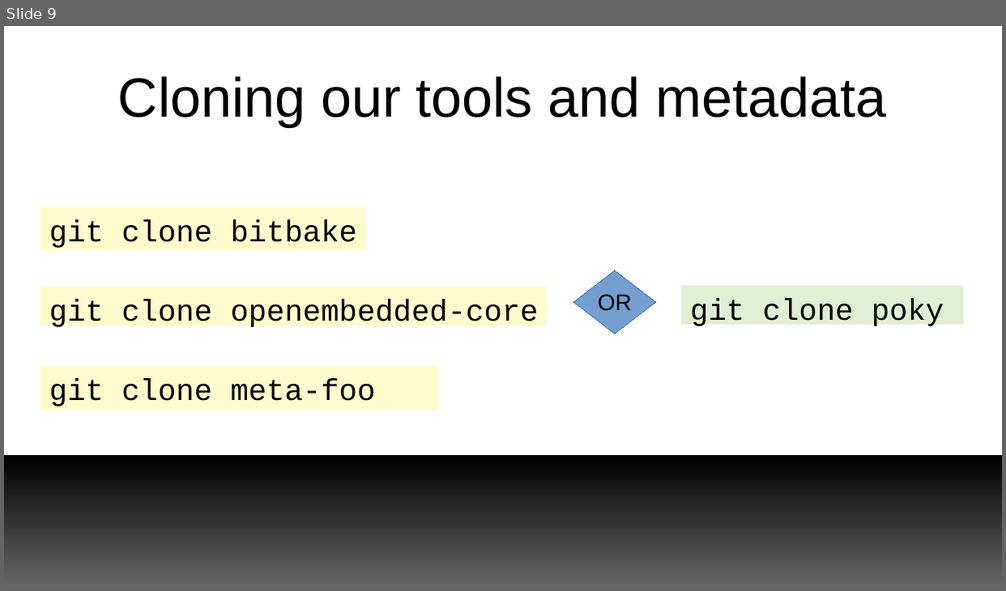
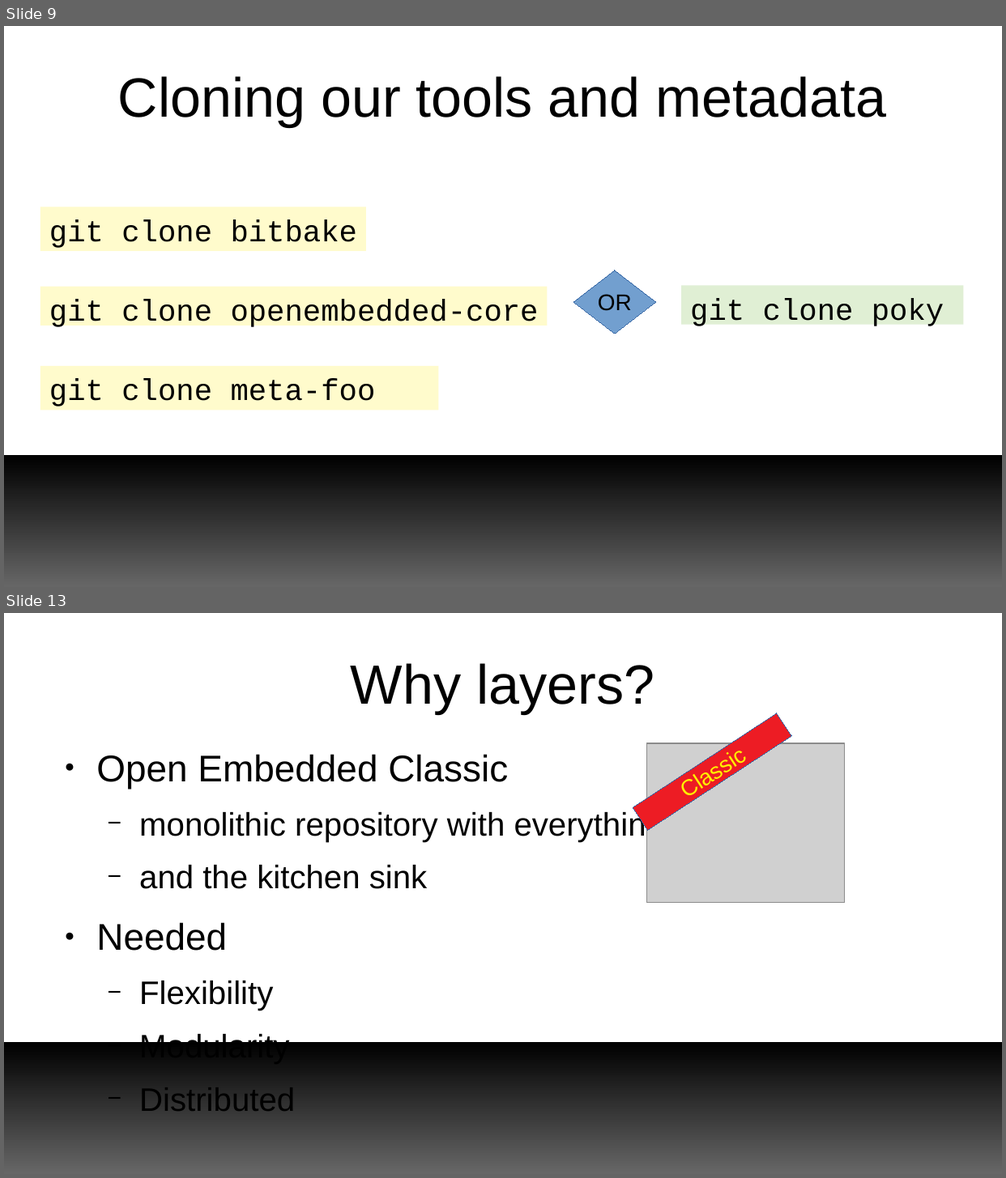
Before and after one commit to e-ale/Slides, a slide deck: yocto-images/src/build-images-with-yocto-project.odp. Shown one above the other, each under a label of ours: slide 9 before the commit, slides 9 and 13 after it; the slides between them are not shown. The pictures are 1006x591 and 1006x1178 pixels, drawn with LibreOffice and Linux fonts; fonts in the diff are those of the drawing; grey boxes stand for pictures; background and template pictures are left out. Boxes give left, top, right and bottom in pixels: in the first picture for what was removed or moved away, otherwise in the second. Text is boxed around its words. In the diff, an @@ line names an element or a change of style, - is before the commit and + after.

Commit message:
yocto-images: Update Slides
* Add more detail about:
  - layers
  - layer index
  - workflow tools

```diff
--- a/yocto-images/src/build-images-with-yocto-project.odp
+++ b/yocto-images/src/build-images-with-yocto-project.odp
@@ slide 13 added at box(4, 613, 1002, 1174), background #FFFFFF; not listed: 1 template element that a slide beside it also shows @@
@@ title added at box(351, 663, 654, 714), 44 pt, text #000000 @@
+Why layers?
@@ rectangle added at box(633, 713, 791, 830), fill #ED1C24, outline #3465A4 0 pt, 18 pt, text #FFF200 @@
+Classic
@@ text added at box(96, 754, 664, 1042), 25.9 pt, text #000000 @@
+● Open Embedded Classic
+  − monolithic repository with everything
+  − and the kitchen sink
+● Needed
+  − Flexibility
+  − Modularity
+  − Distributed
@@ picture added at box(647, 743, 846, 903) @@
```
Also in this commit, not shown: 3 slides changed, 25 other slides added, 1 slide removed, 1 other file.
